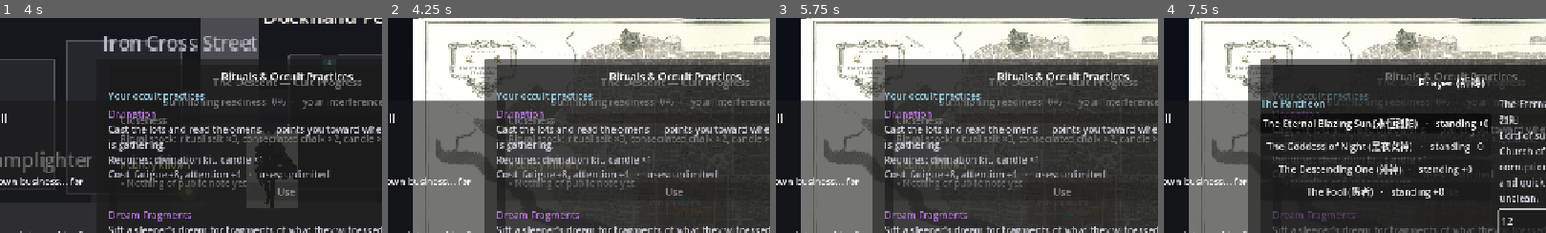
Above: before the commit, frames 1-4 (left to right).
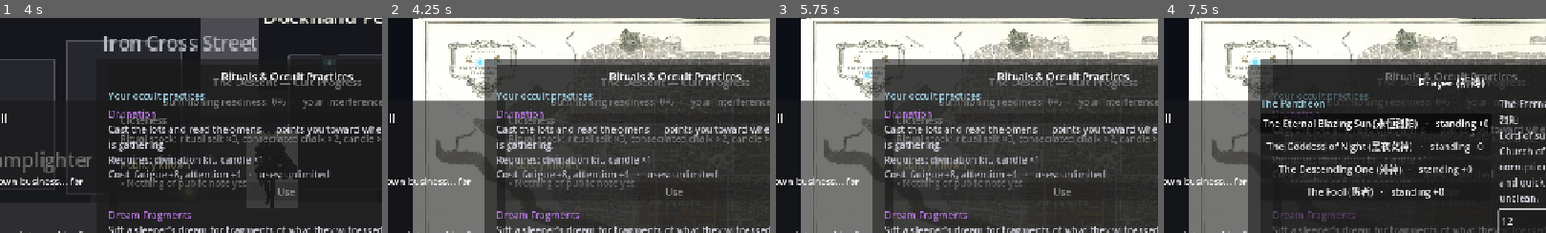
Above: after the commit, the same moments.

Repository: MaEnqiMark/Tingen-Game
Game: Godot game, scene res://scenes/Main.tscn
Two runs of this game, one before a commit and one after it. Both use one fixed random seed, a clock stepped at 60 frames per second and the inputs below. The engine's default icon, where the game draws it, is replaced by a stand-in: a white triangle on a blue panel in a dark square.
Inputs (mouse positions are % of the whole screen's width and height, from its top left):
- Up to frame 1 (4 s): drag from (51, 79) to (88, 37) at 0.52 s; drag from (88, 36) to (50, 78) at 1.27 s; tap Enter at 2 s; move the mouse to (16, 50) at 2.02 s; hold D (move_right) 2.03-2.75 s; hold C (toggle_cult) 2.03-2.75 s; click (16, 50) at 2.17 s; drag from (51, 17) to (76, 36) at 2.77 s; move the mouse to (80, 65) at 3.52 s; hold A (move_left) from 3.53 s (still down); hold R (toggle_rituals) from 3.53 s (still down)
- Up to frame 2 (4.25 s): keep holding A (move_left); keep holding R (toggle_rituals); tap M (toggle_map) at 4.15 s
- Up to frame 3 (5.75 s): release A (move_left) at 4.25 s; release R (toggle_rituals) at 4.25 s; drag from (20, 35) to (60, 17) at 4.27 s; move the mouse to (55, 50) at 5.02 s; hold S (move_down) from 5.03 s (still down); hold Tab (toggle_board) from 5.03 s (still down); click (55, 50) at 5.17 s
- Up to frame 4 (7.5 s): release S (move_down) at 5.75 s; release Tab (toggle_board) at 5.75 s; drag from (35, 25) to (30, 55) at 5.77 s; tap Space at 6.5 s; move the mouse to (72, 45) at 6.52 s; hold W (move_up) 6.53-7.25 s; hold P (toggle_prayer) 6.53-7.25 s; click (66, 59) at 7.27 s; type "12" at 7.35 s
The pictures show only the part of the screen within x 12-62%, y 6-56%; the shares and areas given below are measured in that part.

Frame 1 is identical in both runs. In frame 2, 0.1% of the frame differs, in the area x 22-29%, y 18-24%; in frame 3, 0.1%, in the area x 22-78%, y 24-92%; in frame 4, less than 0.1%.

Commit message:
refactor: replace Iron-Cross remap with global CITY_SCALE transform
MapProjection now maps the whole map onto a (0,0)-(3500,2471) world via one
uniform CITY_SCALE=3.5. WAREHOUSE_MAP anchors the rite site in canonical map
space. The map tracker is now accurate city-wide, not just inside Iron Cross.

Co-Authored-By: Claude Opus 4.7 <noreply@anthropic.com>

Diff:
--- a/tingen/src/DistrictMap.gd
+++ b/tingen/src/DistrictMap.gd
@@ -101,8 +101,8 @@
 			String(d.get("name", d.get("id", "?"))), HORIZONTAL_ALIGNMENT_CENTER, 92, 12)
 		# 3a) A focal dot at each district centroid (named just above by the label).
 		_canvas.draw_circle(center, 3.0, Color(0.95, 0.95, 1.0, 0.85))
-	# 3b) The warehouse rite-site marker, derived from world space so it stays in sync with the dot.
-	var rite: Vector2 = MapProjection.image_to_canvas(size, MapProjection.world_to_map(MapProjection.WAREHOUSE_WORLD))
+	# 3b) The warehouse rite-site marker, in canonical map space (same space as the district dots).
+	var rite: Vector2 = MapProjection.image_to_canvas(size, MapProjection.WAREHOUSE_MAP)
 	_canvas.draw_circle(rite, 4.0, Color(0.95, 0.55, 0.2))
 	_canvas.draw_string(ThemeDB.fallback_font, rite + Vector2(7, 4),
 		"Rite Site", HORIZONTAL_ALIGNMENT_LEFT, -1, 12, Color(0.97, 0.7, 0.4))
--- a/tingen/src/MapProjection.gd
+++ b/tingen/src/MapProjection.gd
@@ -1,35 +1,38 @@
 class_name MapProjection
 extends RefCounted
-## Pure, static, node-free coordinate math for the district map panel. Three spaces:
-##   • World space     — the streetscape coords the player/agents already live in.
-##   • Map-image space — tingen_map.png pixels (MAP_SIZE). The canonical anchor space:
-##     district map_polygons and the player tracker are all expressed here.
-##   • Canvas space    — the panel's Map control pixels (runtime-sized).
-## Two transforms move between them; canvas_to_image is the exact inverse of image_to_canvas.
-## This is the headless-testable seam under the thin DistrictMap view (mirrors EndGameResolver).
+## Pure, static, node-free coordinate math. Three spaces:
+##   • World space     — the streetscape coords the player/agents live in.
+##   • Map-image space — tingen_map.png pixels (MAP_SIZE). The single canonical authoring space:
+##     city_layout.json, district map_polygons, and the player tracker are all expressed here.
+##   • Canvas space    — the map panel's Map control pixels (runtime-sized).
+## ONE global uniform transform links world and map space (CITY_SCALE), so the map tracker is
+## accurate everywhere, not just inside one district. image_to_canvas / canvas_to_image are the
+## panel's aspect-fit letterbox and are independent of CITY_SCALE.
 
 const MAP_SIZE := Vector2(1000.0, 706.0)
-## The Iron Cross streetscape occupies this world-space rect …
-const STREETSCAPE_SOURCE := Rect2(120.0, 140.0, 660.0, 460.0)
-## … and maps linearly onto this map-image-space rect (the Iron Cross region on the map art).
-const IRON_CROSS_DEST := Rect2(430.0, 300.0, 170.0, 140.0)
-## The rite / 降临 site in world space; its map marker = world_to_map(WAREHOUSE_WORLD).
-const WAREHOUSE_WORLD := Vector2(420.0, 360.0)
+## World units per map pixel. The map (1000x706) becomes a (0,0)..(3500,2471) world. 3.5 keeps the
+## established district feel: a full-city walk is ~29 s at the player's 120 u/s.
+const CITY_SCALE := 3.5
+## The 降临 / rite site in the canonical map-image space (inside the iron_cross map_polygon
+## [430,300,600,440]). Its world position = map_to_world(WAREHOUSE_MAP); its map marker is itself.
+const WAREHOUSE_MAP := Vector2(515.0, 372.0)
 
-## World → map-image: linearly remap STREETSCAPE_SOURCE onto IRON_CROSS_DEST.
+## Map-image space -> world space.
+static func map_to_world(map_pos: Vector2) -> Vector2:
+	return map_pos * CITY_SCALE
+
+## World space -> map-image space (exact inverse of map_to_world).
 static func world_to_map(world_pos: Vector2) -> Vector2:
-	var u: Vector2 = (world_pos - STREETSCAPE_SOURCE.position) / STREETSCAPE_SOURCE.size
-	return IRON_CROSS_DEST.position + u * IRON_CROSS_DEST.size
+	return world_pos / CITY_SCALE
 
-
-## Map-image → canvas: aspect-preserving (letterbox) fit of MAP_SIZE into canvas_size.
+## Map-image -> canvas: aspect-preserving (letterbox) fit of MAP_SIZE into canvas_size.
 ## Uniform scale, centered; never distorts the art, so every overlay stays aligned to it.
 static func image_to_canvas(canvas_size: Vector2, p: Vector2) -> Vector2:
 	var scale: float = minf(canvas_size.x / MAP_SIZE.x, canvas_size.y / MAP_SIZE.y)
 	var offset: Vector2 = (canvas_size - MAP_SIZE * scale) * 0.5
 	return offset + p * scale
 
-## Canvas → map-image: the exact inverse of image_to_canvas (for hover hit-testing).
+## Canvas -> map-image: the exact inverse of image_to_canvas (for hover hit-testing).
 ## A zero/negative-size canvas (e.g. before first layout) has no valid inverse; pass the
 ## point through unchanged rather than dividing by zero into inf/nan.
 static func canvas_to_image(canvas_size: Vector2, p: Vector2) -> Vector2:
--- a/tingen/tests/run_tests.gd
+++ b/tingen/tests/run_tests.gd
@@ -1934,23 +1934,27 @@
 		"canvas_to_image on a zero-size canvas returns a finite point")
 
 func _test_map_projection_world_to_map() -> void:
-	print("[map projection world_to_map]")
+	print("[map projection global transform]")
 	# Constants match the canonical map-image space (tingen_map.png is 1000x706).
 	_ok(MapProjection.MAP_SIZE == Vector2(1000.0, 706.0), "MAP_SIZE is the tingen_map.png pixel size")
-	# The four corners of the streetscape source map exactly onto the Iron Cross dest corners.
-	var src: Rect2 = MapProjection.STREETSCAPE_SOURCE
-	var dst: Rect2 = MapProjection.IRON_CROSS_DEST
-	_ok(MapProjection.world_to_map(src.position).is_equal_approx(dst.position),
-		"source top-left -> dest top-left")
-	_ok(MapProjection.world_to_map(src.position + src.size).is_equal_approx(dst.position + dst.size),
-		"source bottom-right -> dest bottom-right")
-	_ok(MapProjection.world_to_map(src.get_center()).is_equal_approx(dst.get_center()),
-		"source center -> dest center")
-	# The live anchor points both land inside the Iron Cross region.
-	_ok(dst.has_point(MapProjection.world_to_map(Vector2(440.0, 300.0))),
-		"player_start (440,300) lands inside IRON_CROSS_DEST")
-	_ok(dst.has_point(MapProjection.world_to_map(MapProjection.WAREHOUSE_WORLD)),
-		"WAREHOUSE_WORLD lands inside IRON_CROSS_DEST")
+	_ok(MapProjection.CITY_SCALE == 3.5, "CITY_SCALE is 3.5")
+	# Map corners map onto the world rect (0,0)..(3500,2471).
+	_ok(MapProjection.map_to_world(Vector2.ZERO).is_equal_approx(Vector2.ZERO),
+		"map origin -> world origin")
+	_ok(MapProjection.map_to_world(MapProjection.MAP_SIZE).is_equal_approx(Vector2(3500.0, 2471.0)),
+		"map far corner -> world far corner (3500,2471)")
+	# Round-trip identity: world_to_map is the exact inverse of map_to_world.
+	var p := Vector2(1234.0, 567.0)
+	_ok(MapProjection.map_to_world(MapProjection.world_to_map(p)).is_equal_approx(p),
+		"map_to_world(world_to_map(p)) == p")
+	# The Iron Cross map_polygon top-left lands at the documented world rect corner.
+	_ok(MapProjection.map_to_world(Vector2(430.0, 300.0)).is_equal_approx(Vector2(1505.0, 1050.0)),
+		"Iron Cross map (430,300) -> world (1505,1050)")
+	# The rite site anchor: WAREHOUSE_MAP sits inside the Iron Cross map_polygon and transforms cleanly.
+	var ic := Rect2(430.0, 300.0, 170.0, 140.0)  # iron_cross map_polygon bounds
+	_ok(ic.has_point(MapProjection.WAREHOUSE_MAP), "WAREHOUSE_MAP lands inside the Iron Cross region")
+	_ok(MapProjection.map_to_world(MapProjection.WAREHOUSE_MAP).is_equal_approx(Vector2(1802.5, 1302.0)),
+		"WAREHOUSE_MAP -> world (1802.5,1302.0)")
 
 ## The map panel loads the real map texture and the five districts, and toggles like the other
 ## modals. Asserts only layout-independent invariants so it is robust under headless control sizing;
